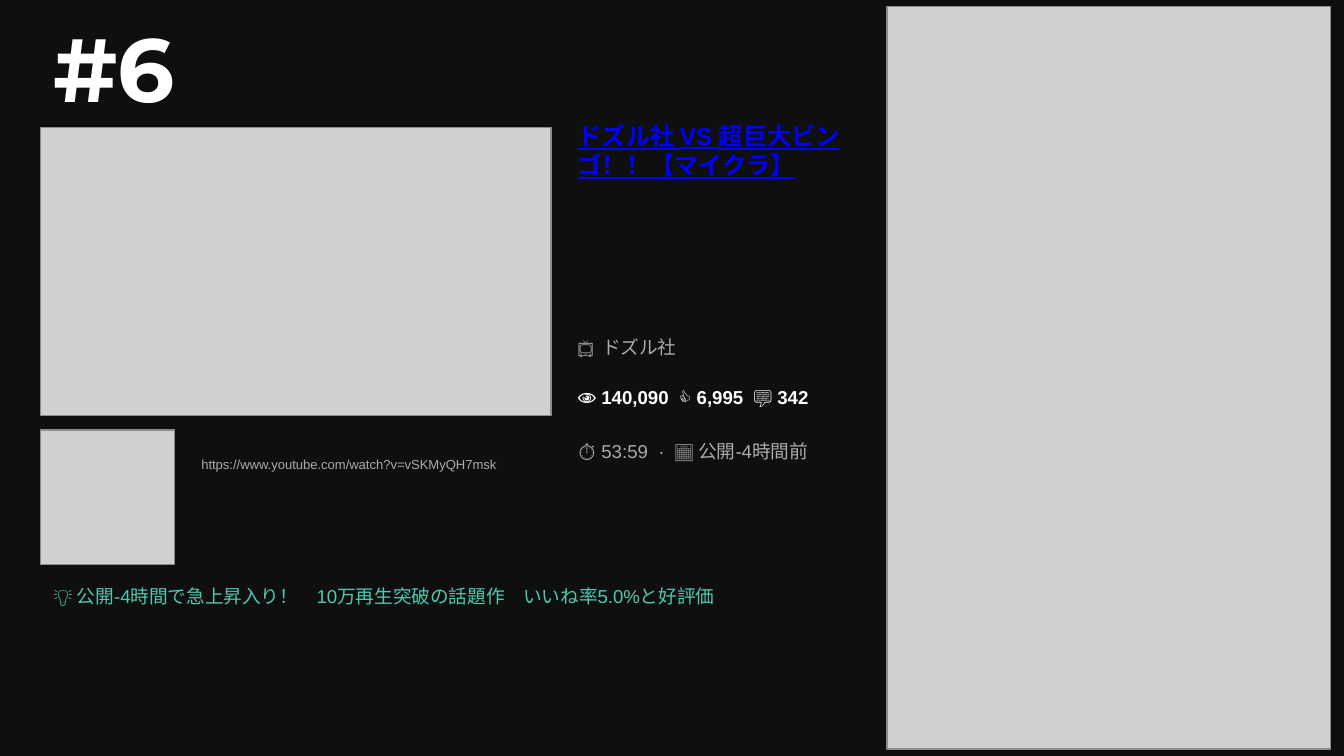
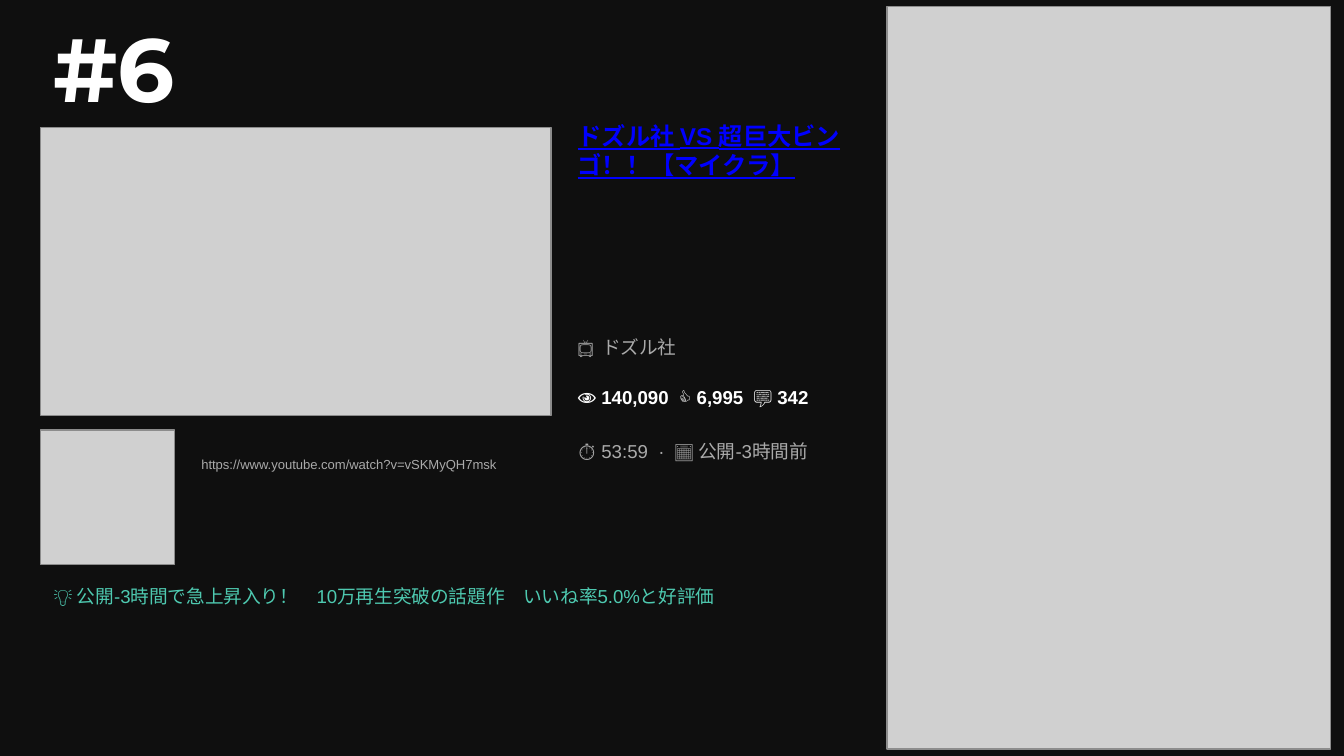
Before and after one commit to asaneasaburo0910-hub/youtube-crawler, a slide deck: slide 6 of youtube_ranking_20260613.pptx. Drawn at 1344x756 pixels with LibreOffice and Linux fonts; fonts in the diff are those of the drawing; grey boxes stand for pictures. Boxes give left, top, right and bottom in pixels: in the first picture for what was removed or moved away, otherwise in the second. Text is boxed around its words. In the diff, an @@ line names an element or a change of style, - is before the commit and + after.

```diff
--- a/youtube_ranking_20260613.pptx
+++ b/youtube_ranking_20260613.pptx
@@ text at bbox=[601, 442, 808, 460]: text changed @@
-⏱ 53:59 · 📅 公開-4時間前
+⏱ 53:59 · 📅 公開-3時間前
@@ text at bbox=[77, 587, 714, 605]: text changed @@
-💡 公開-4時間で急上昇入り！ 10万再生突破の話題作 いいね率5.0%と好評価
+💡 公開-3時間で急上昇入り！ 10万再生突破の話題作 いいね率5.0%と好評価
```
Also in this commit, not shown: 2 other files.
